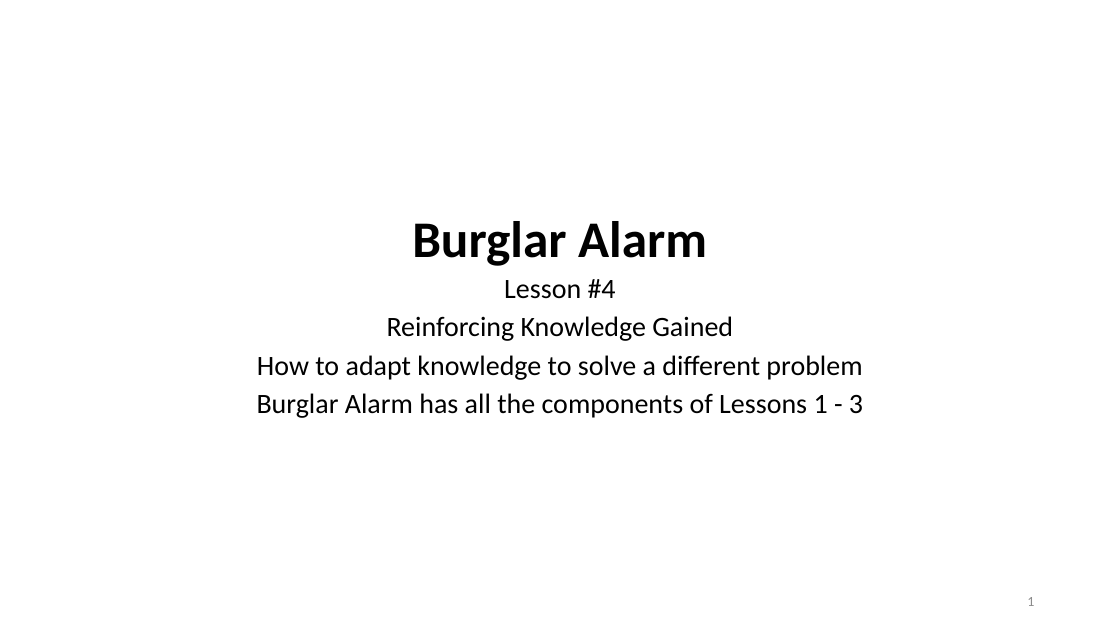
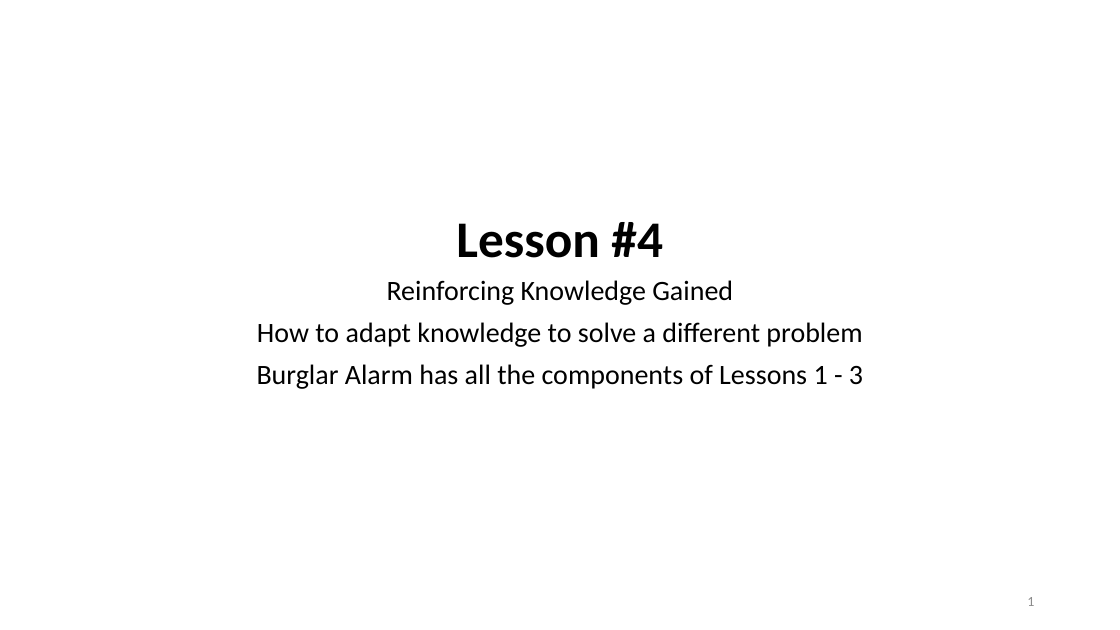
Before and after one commit to ssgoh/Intro_To_Raspberry_Pi, a slide deck: slide 1 of Week 4/051 - Lesson 5 - Motion Sensor Burglar Alarm.pptx. Drawn at 1120x630 pixels with LibreOffice and Linux fonts; fonts in the diff are those of the drawing. Boxes give left, top, right and bottom in pixels: in the first picture for what was removed or moved away, otherwise in the second. Text is boxed around its words. In the diff, an @@ line names an element or a change of style, - is before the commit and + after.

```diff
--- a/Week 4/051 - Lesson 5 - Motion Sensor Burglar Alarm.pptx
+++ b/Week 4/051 - Lesson 5 - Motion Sensor Burglar Alarm.pptx
@@ title at [456,222,663,258]: text changed @@
-Burglar Alarm
+Lesson #4
@@ subtitle "Reinforcing Knowledge Gained" at [257,280,863,389]: line spacing 0.8 to 0.9 @@
@@ subtitle at [504,279,616,299]: paragraph removed @@
-Lesson #4
```
Also in this commit, not shown: 3 other files.
